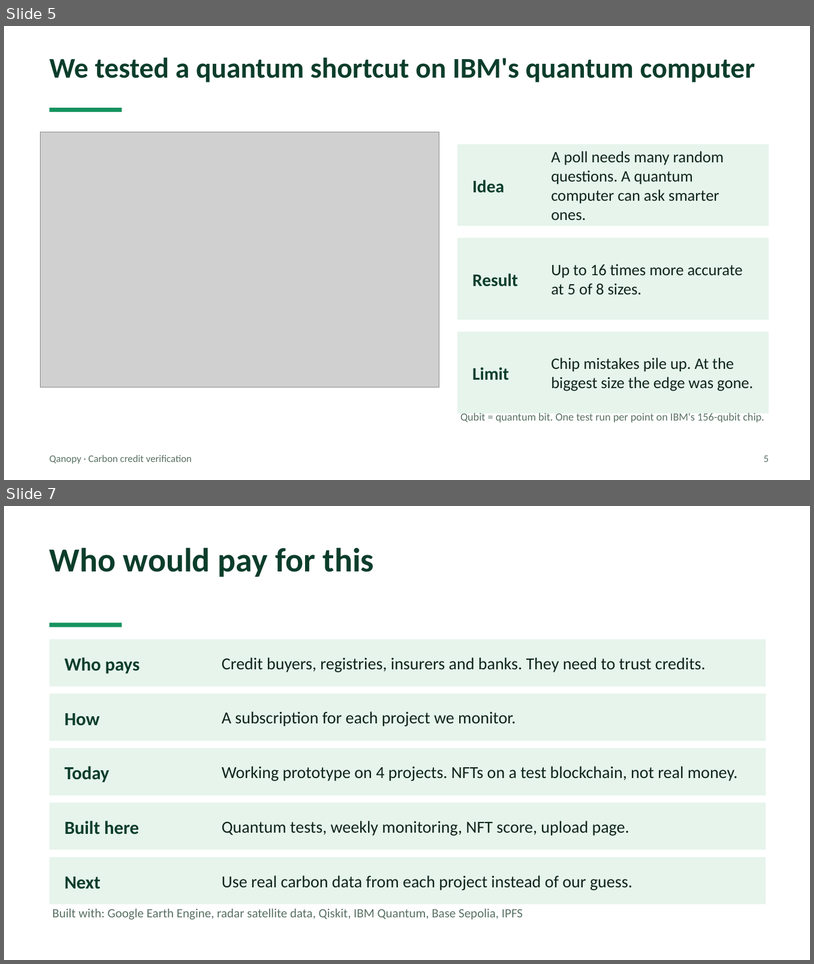
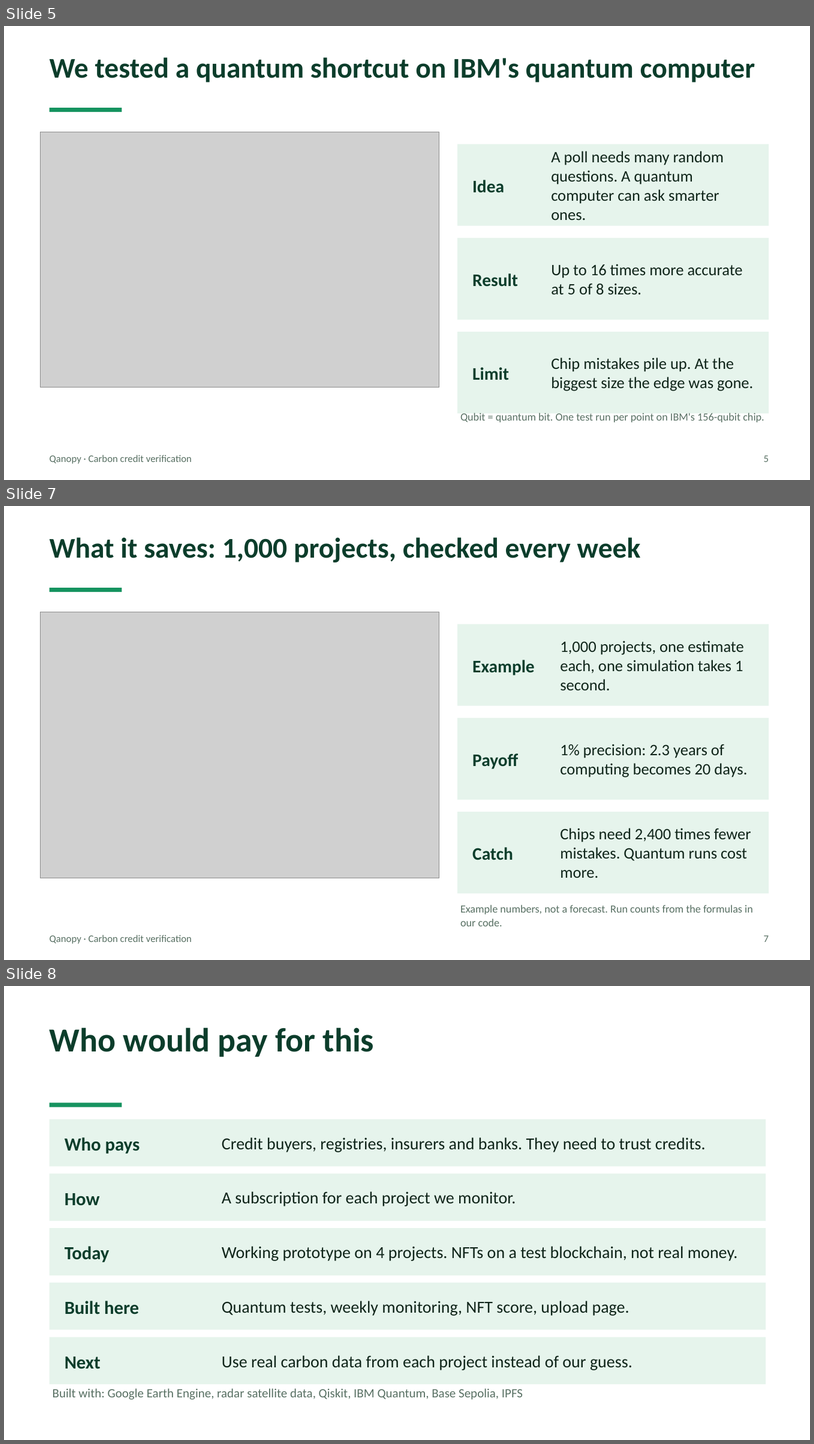
Before and after one commit to Quantum-hackathon-Qanopy/Parcel_finder, a slide deck: docs/Qanopy_pitch.pptx. Shown one above the other, each under a label of ours: slides 5 and 7 before the commit, slides 5, 7 and 8 after it; the slides between them are not shown. The pictures are 814x964 and 814x1444 pixels, drawn with LibreOffice and Linux fonts; fonts in the diff are those of the drawing; grey boxes stand for pictures. Boxes give left, top, right and bottom in pixels: in the first picture for what was removed or moved away, otherwise in the second. Text is boxed around its words. In the diff, an @@ line names an element or a change of style, - is before the commit and + after.

```diff
--- a/docs/Qanopy_pitch.pptx
+++ b/docs/Qanopy_pitch.pptx
@@ slide 7 added at (4,506,810,960), background #FFFFFF @@
@@ text added at (50,537,641,562), 34 pt, text #0C3D2B, bold @@
+What it saves: 1,000 projects, checked every week
@@ rectangle added at (50,588,122,592), fill #15935F @@
@@ picture added at (40,612,440,878) @@
@@ rectangle added at (458,624,769,706), fill #E6F4EC @@
@@ text added at (560,640,744,690), 19 pt, text #0F2419 @@
+1,000 projects, one estimate each, one simulation takes 1 second.
@@ text added at (473,660,535,675), 21 pt, text #0C3D2B, bold @@
+Example
@@ rectangle added at (458,718,769,799), fill #E6F4EC @@
@@ text added at (473,753,518,769), 21 pt, text #0C3D2B, bold @@
+Payoff
@@ text added at (560,744,747,777), 19 pt, text #0F2419 @@
+1% precision: 2.3 years of computing becomes 20 days.
@@ rectangle added at (458,811,769,893), fill #E6F4EC @@
@@ text added at (560,828,752,877), 19 pt, text #0F2419 @@
+Chips need 2,400 times fewer mistakes. Quantum runs cost more.
@@ text added at (473,847,513,860), 21 pt, text #0C3D2B, bold @@
+Catch
@@ text added at (461,904,753,926), 13 pt, text #587063 @@
+Example numbers, not a forecast. Run counts from the formulas in our code.
@@ text added at (50,934,192,943), 12 pt, text #587063 @@
+Qanopy · Carbon credit verification
@@ text added at (764,935,769,942), 12 pt, text #587063 @@
+7
@@ what was slide 7 is now slide 8 @@
```
Also in this commit, not shown: 1 slide changed, 1 other slide added, 1 slide removed, 2 other files.
